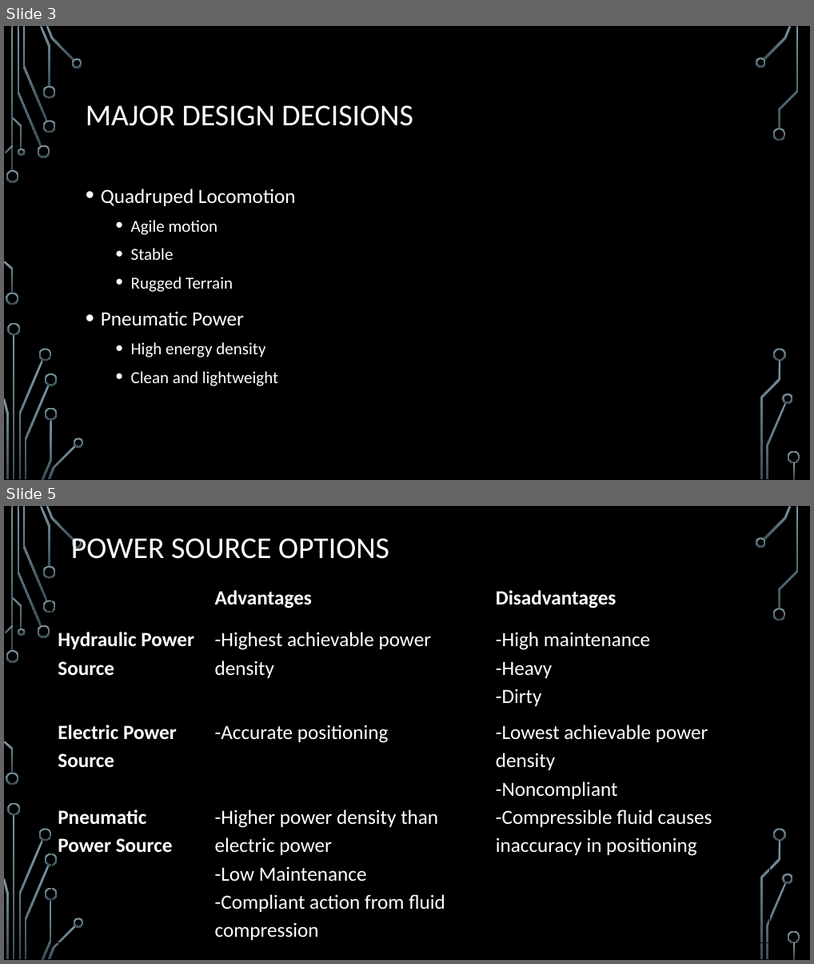
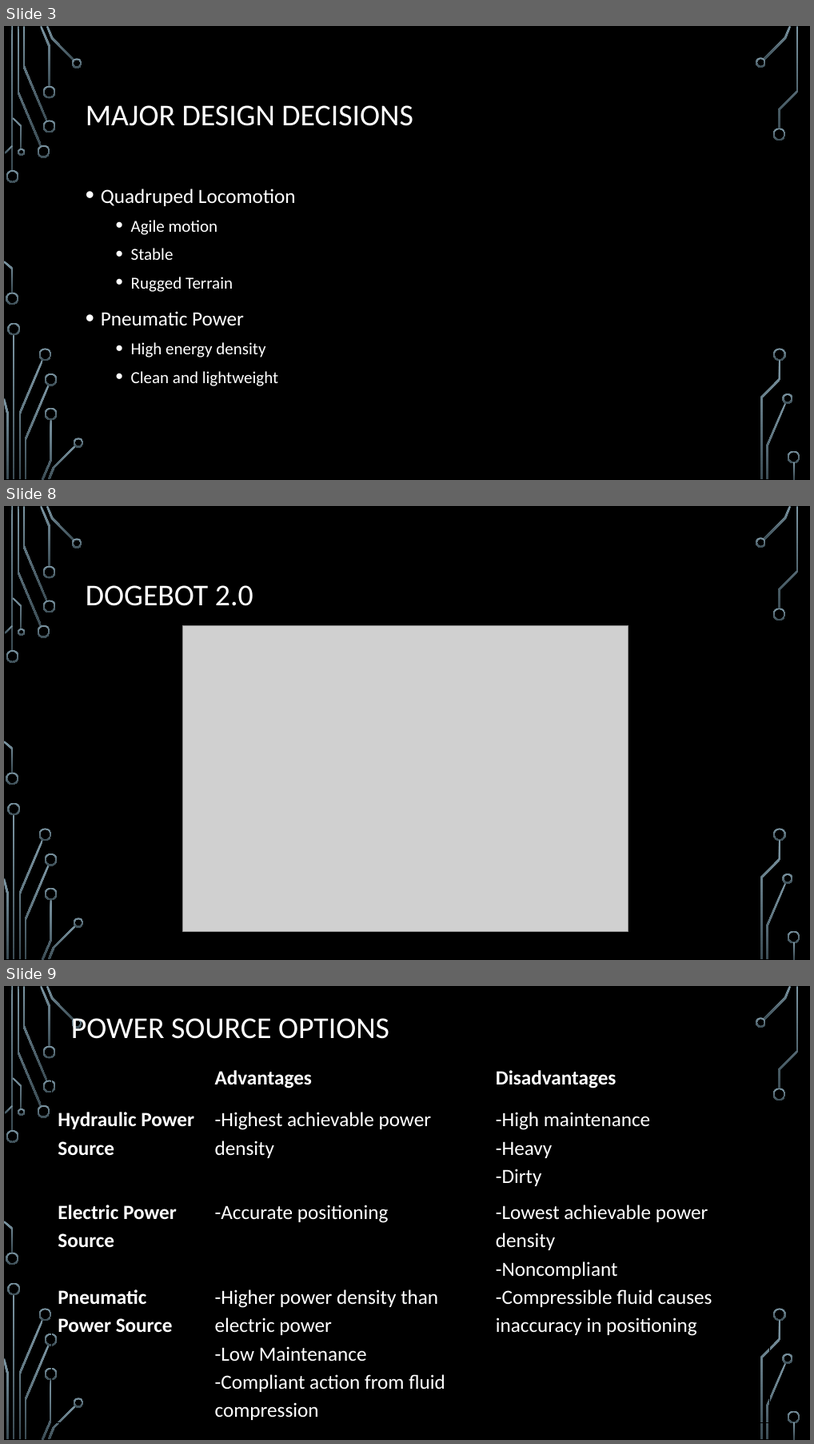
Before and after one commit to Logiant/AgileRoboticControls, a slide deck: Documentation/Presentation/Design Powerpoint.pptx. Shown one above the other, each under a label of ours: slides 3 and 5 before the commit, slides 3, 8 and 9 after it; the slides between them are not shown. The pictures are 814x964 and 814x1444 pixels, drawn with LibreOffice and Linux fonts; fonts in the diff are those of the drawing; grey boxes stand for pictures; background and template pictures are left out. Boxes give left, top, right and bottom in pixels: in the first picture for what was removed or moved away, otherwise in the second. Text is boxed around its words. In the diff, an @@ line names an element or a change of style, - is before the commit and + after.

```diff
--- a/Documentation/Presentation/Design Powerpoint.pptx
+++ b/Documentation/Presentation/Design Powerpoint.pptx
@@ slide 8 added at (x1=4, y1=506, x2=810, y2=960), background picture (left out); not listed: 36 template elements that a slide beside it also shows @@
@@ title added at (x1=86, y1=585, x2=254, y2=606), 36 pt, text #FFFFFF @@
+DOGEBOT 2.0
@@ picture added at (x1=183, y1=626, x2=629, y2=932) @@
@@ what was slide 5 is now slide 9 @@
```
Also in this commit, not shown: 1 slide changed, 3 other slides added.
